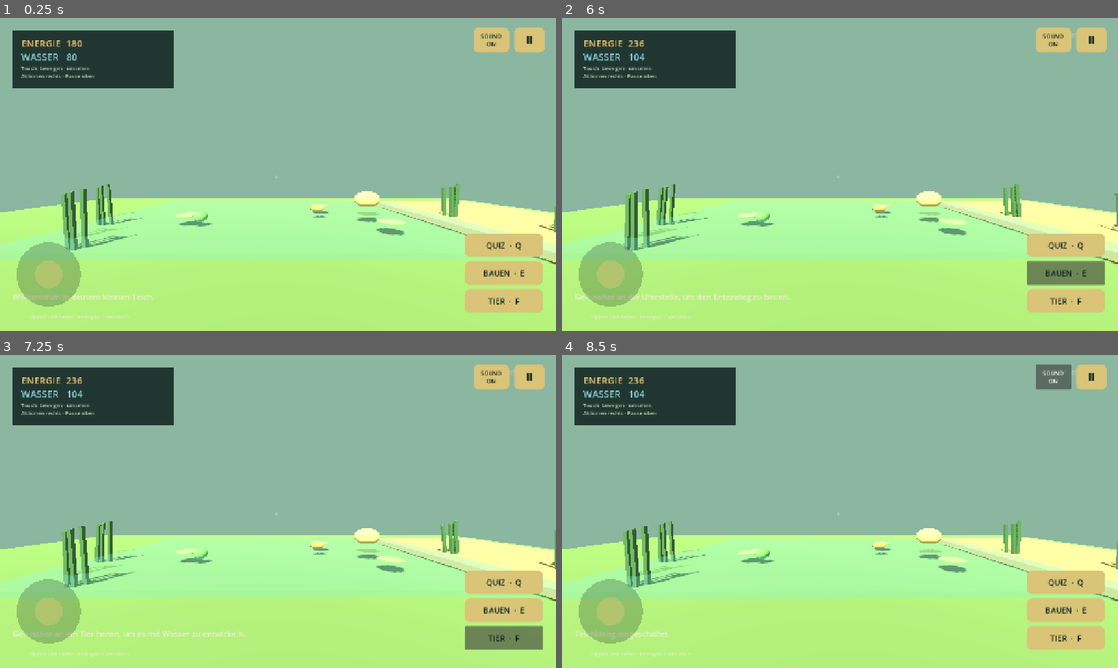
Above: before the commit, frames 1-4 (two rows, left to right).
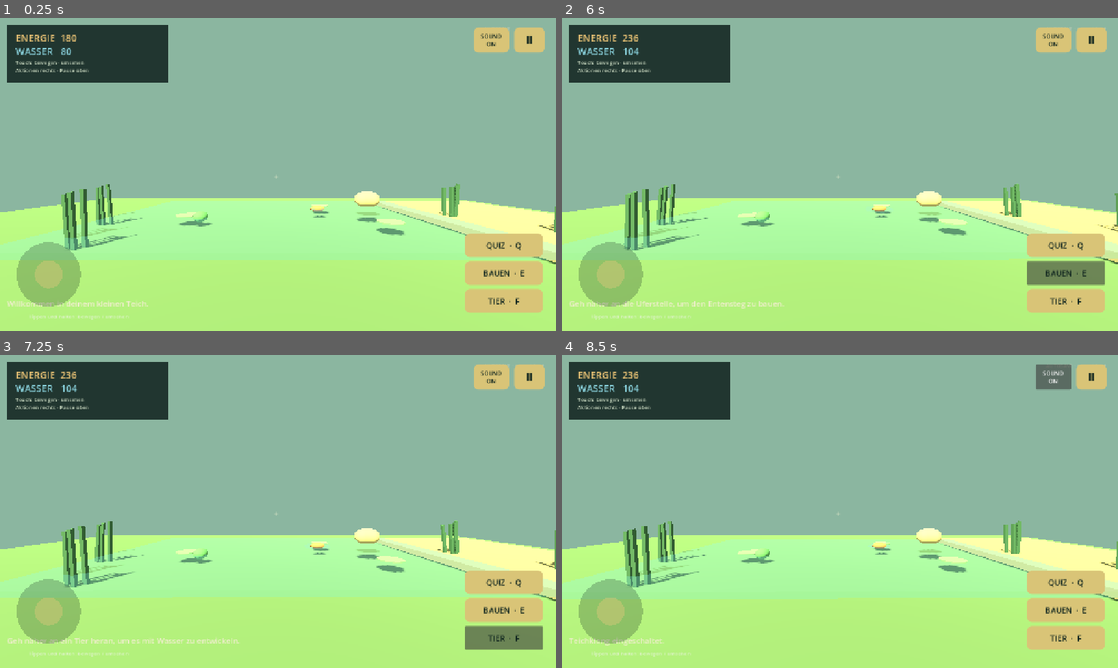
Above: after the commit, the same moments.

Repository: makopipokam/manualai.org
Game: Godot game, scene res://main.tscn
Same seed, same stepped clock (60 frames per second), same inputs: the game is played once before the commit and once after it. Sound files missing from this copy of the repository are replaced by a short silence.
Inputs:
- Up to frame 1 (0.25 s): no input
- Up to frame 2 (6 s): click "Ⅱ" at 0.5 s; click "WEITER" at 1.25 s; click "QUIZ · Q" at 2 s; click "Ein ausgewogenes Pflanzenwach…" at 2.75 s; click "Nächste Frage" at 3.5 s; click "Langsam Abstand halten" at 4.25 s; click "Zurück zum Teich" at 5 s; click "BAUEN · E" at 5.75 s
- Up to frame 3 (7.25 s): click "TIER · F" at 6.5 s
- Up to frame 4 (8.5 s): click "SOUND ON" at 7.25 s; click "SOUND OFF" at 8 s

The runs differ from the first frame. In frame 1, 2.6% of the frame differs, in the area x 1-92%, y 2-93%; in frame 2, 2.8%; in frame 3, 2.8%, in the area x 1-98%, y 2-93%; in frame 4, 2.5%.

Commit message:
Add safe area aware HUD layout

Diff:
--- a/godot/pwnd-prototype/scripts/main.gd
+++ b/godot/pwnd-prototype/scripts/main.gd
@@ -222,9 +222,12 @@
 	if not hud_panel or not get_viewport():
 		return
 	var view_size: Vector2 = get_viewport().get_visible_rect().size
-	var margin: float = clampf(view_size.y * 0.04, 16.0, 34.0)
-	var panel_width: float = minf(370.0, maxf(280.0, view_size.x * 0.42))
-	hud_panel.position = Vector2(margin, margin)
+	var safe_rect: Rect2 = _get_safe_view_rect(view_size)
+	var margin_left: float = maxf(16.0, safe_rect.position.x + 16.0)
+	var margin_top: float = maxf(16.0, safe_rect.position.y + 16.0)
+	var margin_right: float = maxf(16.0, view_size.x - safe_rect.end.x + 16.0)
+	var panel_width: float = minf(370.0, maxf(240.0, safe_rect.size.x * 0.42))
+	hud_panel.position = Vector2(margin_left, margin_top)
 	hud_panel.size = Vector2(panel_width, 132)
 	hud_energy.position = hud_panel.position + Vector2(20, 14)
 	hud_water.position = hud_panel.position + Vector2(20, 45)
@@ -233,12 +236,24 @@
 	if DisplayServer.is_touchscreen_available():
 		control_hint_a.text = "Touch: bewegen · umsehen"
 		control_hint_b.text = "Aktionen rechts · Pause oben"
-	message.position = Vector2(margin, max(420.0, view_size.y - 92.0))
-	message.size = Vector2(max(280.0, view_size.x - margin * 2.0), 44)
-	interaction_hint.position = Vector2(max(margin, (view_size.x - 500.0) * 0.5), view_size.y * 0.70)
-	interaction_hint.size = Vector2(min(500.0, view_size.x - margin * 2.0), 42)
-	crosshair.position = Vector2(view_size.x * 0.5 - 10.0, view_size.y * 0.5 - 10.0)
-	save_hint.position = Vector2(max(margin, view_size.x - 150.0 - margin), margin)
+	message.position = Vector2(margin_left, maxf(420.0, safe_rect.end.y - 76.0))
+	message.size = Vector2(maxf(240.0, safe_rect.size.x - 32.0), 44)
+	interaction_hint.position = Vector2(safe_rect.position.x + maxf(0.0, (safe_rect.size.x - 500.0) * 0.5), safe_rect.position.y + safe_rect.size.y * 0.70)
+	interaction_hint.size = Vector2(minf(500.0, maxf(240.0, safe_rect.size.x - 32.0)), 42)
+	var safe_center: Vector2 = safe_rect.position + safe_rect.size * 0.5
+	crosshair.position = safe_center - Vector2(10.0, 10.0)
+	save_hint.position = Vector2(maxf(margin_left, safe_rect.end.x - 150.0 - margin_right), margin_top)
+
+func _get_safe_view_rect(view_size: Vector2) -> Rect2:
+	var safe_area: Rect2i = DisplayServer.get_display_safe_area()
+	var screen_size: Vector2i = DisplayServer.screen_get_size()
+	if safe_area.size.x <= 0 or safe_area.size.y <= 0 or screen_size.x <= 0 or screen_size.y <= 0:
+		return Rect2(Vector2.ZERO, view_size)
+	var left_ratio: float = clampf(float(safe_area.position.x) / float(screen_size.x), 0.0, 1.0)
+	var top_ratio: float = clampf(float(safe_area.position.y) / float(screen_size.y), 0.0, 1.0)
+	var right_ratio: float = clampf(float(safe_area.end.x) / float(screen_size.x), left_ratio, 1.0)
+	var bottom_ratio: float = clampf(float(safe_area.end.y) / float(screen_size.y), top_ratio, 1.0)
+	return Rect2(Vector2(view_size.x * left_ratio, view_size.y * top_ratio), Vector2(view_size.x * (right_ratio - left_ratio), view_size.y * (bottom_ratio - top_ratio)))
 
 func _build_pause_overlay(layer: CanvasLayer) -> void:
 	pause_overlay = Control.new()
--- a/godot/pwnd-prototype/tests/regression_test.gd
+++ b/godot/pwnd-prototype/tests/regression_test.gd
@@ -36,6 +36,7 @@
 	_test_boot_height(main)
 	_test_build_and_save_consistency(main)
 	await _test_world_collisions(main)
+	_test_safe_area_layout(main)
 	await _test_quiz_layout(main)
 
 	print("")
@@ -242,6 +243,19 @@
 	_check(safe["dock_built"] == false and safe["audio_enabled"] == true, "Ungültige Save-Typen fallen auf sichere Werte zurück")
 	_check(safe["animals"]["frog"] == 2 and safe["animals"]["duck"] == 0 and not safe["animals"].has("unknown"), "Tierstufen werden begrenzt und unbekannte Arten ignoriert")
 
+func _test_safe_area_layout(main: Node3D) -> void:
+	print("Safe-Area-HUD")
+	main.get_viewport().size = Vector2i(720, 1280)
+	main._layout_hud()
+	var view_size: Vector2 = main.get_viewport().get_visible_rect().size
+	var safe_rect: Rect2 = main._get_safe_view_rect(view_size)
+	_check(safe_rect.position.x >= 0.0 and safe_rect.position.y >= 0.0, "Safe-Area beginnt innerhalb des Viewports")
+	_check(safe_rect.end.x <= view_size.x + 0.1 and safe_rect.end.y <= view_size.y + 0.1, "Safe-Area endet innerhalb des Viewports")
+	_check(main.hud_panel.position.x >= safe_rect.position.x, "HUD-Panel respektiert den linken Safe-Area-Rand")
+	_check(main.save_hint.get_global_rect().end.x <= safe_rect.end.x + 1.0, "Autosave-Hinweis respektiert den rechten Safe-Area-Rand")
+	var crosshair_center: Vector2 = main.crosshair.position + Vector2(10.0, 10.0)
+	_check(safe_rect.has_point(crosshair_center), "Fadenkreuz bleibt im Safe-Area-Zentrum")
+
 func _test_quiz_layout(main: Node3D) -> void:
 	print("Quiz-Layout")
 	var quiz = main.quiz_panel
Not shown, changed: godot/pwnd-prototype/README.md
Not shown, changed: godot/pwnd-prototype/ROADMAP.md
